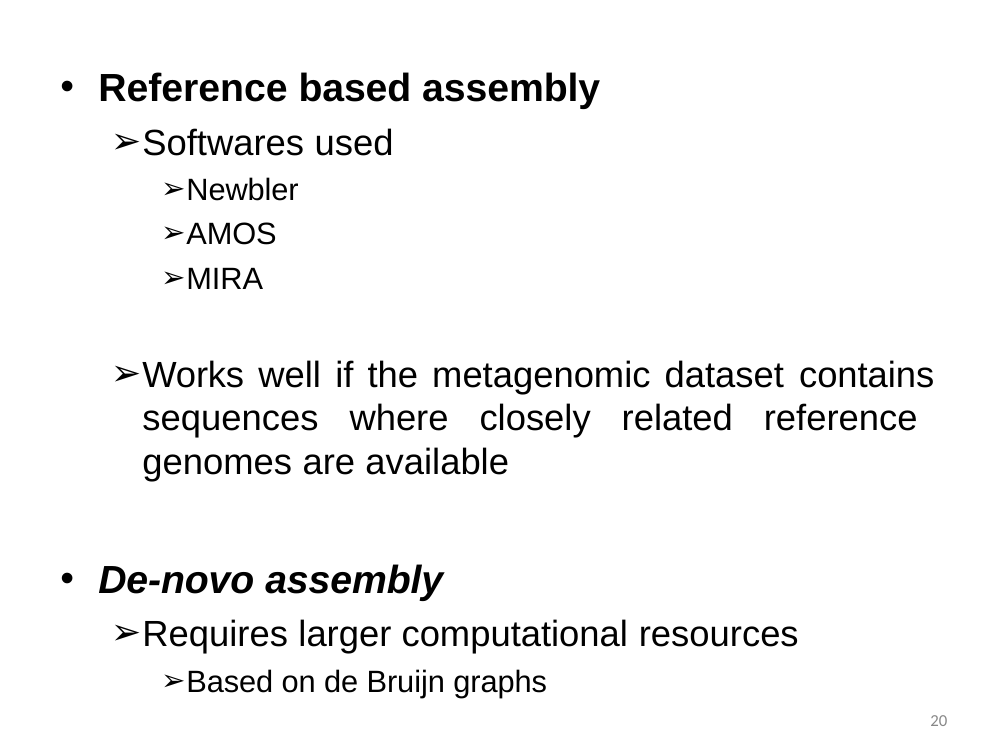
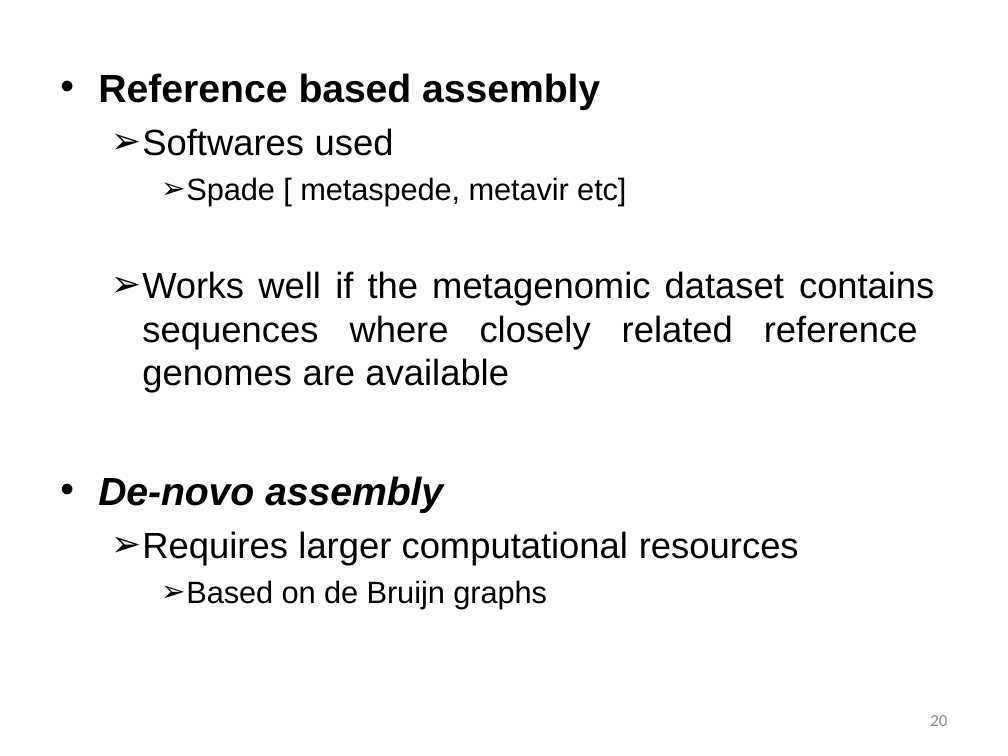
Before and after one commit to Jokendo-collab/aced-bioinfo, a slide deck: slide 20 of JavanIntroSlides/Introduction_metagenomics.pptx. Drawn at 1008x756 pixels with LibreOffice and Linux fonts; fonts in the diff are those of the drawing. Boxes give left, top, right and bottom in pixels: in the first picture for what was removed or moved away, otherwise in the second. Text is boxed around its words. In the diff, an @@ line names an element or a change of style, - is before the commit and + after.

```diff
--- a/JavanIntroSlides/Introduction_metagenomics.pptx
+++ b/JavanIntroSlides/Introduction_metagenomics.pptx
@@ text at bbox=[186, 177, 626, 206]: text changed @@
-    ➢ Newbler
-    ➢ AMOS
-    ➢ MIRA
+    ➢ Spade [ metaspede, metavir etc]
```
Also in this commit, not shown: 4 other files.
